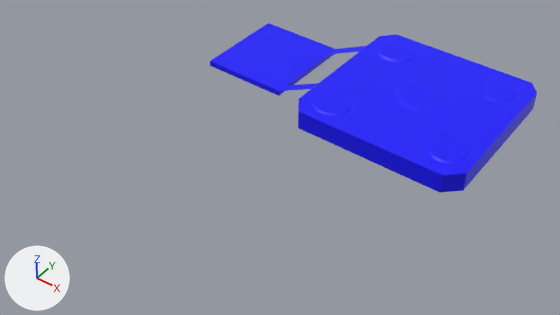
An edit to the Blender file Arena.blend, drawn before and after from the same camera.
Before and after are seen from the file's camera 'Camera'. Every picture has the same lights, and +X, +Y and +Z are marked at lower left.
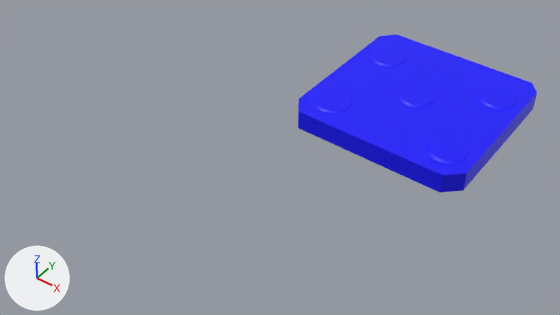
What differs and where, as boxes [x1, y1, x2, y2] in the pictures (560 x 315 px; the box of a moved part takes in the faces that stretch with it):
```json
{"object": "Cube", "change": "reshaped", "before": [210, 23, 537, 193], "after": [298, 34, 537, 193], "on screen": "27% narrower, 6% shorter"}
{"part": 1, "of": "me_cube", "change": "deleted", "before": [210, 23, 366, 96], "on screen": "blue"}
{"part": 2, "of": "me_cube", "change": "deleted", "before": [280, 83, 318, 91]}
{"part": 3, "of": "me_cube", "change": "moved or reshaped", "before": [312, 43, 517, 164], "after": [315, 48, 518, 164]}
```

Scene script edits in JSON lines:
```json
{"block": "me_cube", "where": "# used by ob_cube; location = (0.0, 0.0, 0.0)"}
{"op": "remove", "block": "me_cube", "code": "me_cube.from_pydata(...)  # 354 vertices, 195 faces; spans x -109.0..45.0, y -44.0..44.0, z -7.0..6.0"}
{"op": "add", "block": "me_cube", "code": "me_cube.from_pydata(...)  # 336 vertices, 175 faces; spans x -44.0..45.0, y -44.0..44.0, z -5.0..6.0"}
{"block": "me_cube", "change": "me_cube part 1: the loose piece of 14 vertices spanning x -109.0..-44.0, y -26.0..25.0, z -7.0..5.0 is deleted"}
{"block": "me_cube", "change": "me_cube part 2: the loose piece of 4 vertices spanning x -63.0..-44.0, y -26.0..-19.0, z -4.0..5.0 is deleted"}
{"block": "me_cube", "change": "me_cube part 3: 5 vertices moved within x -20.0..36.0, y -26.0..30.0, z 5.0; 258 vertices removed from x -39.0..39.0, y -39.0..38.0, z 5.0..6.0; 258 vertices added at x -38.0..40.0, y -37.0..31.0, z 5.0..6.0"}
```
